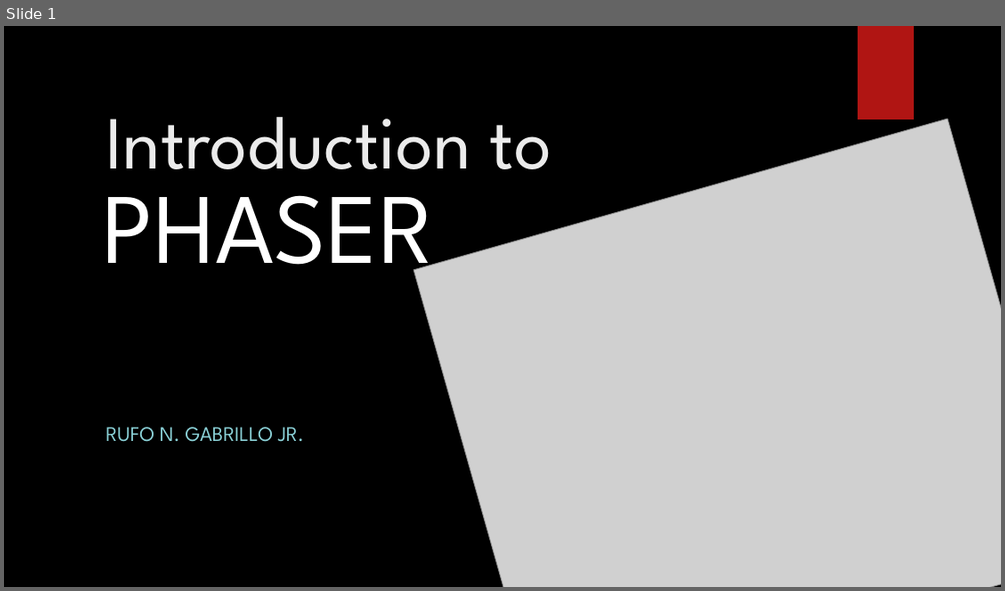
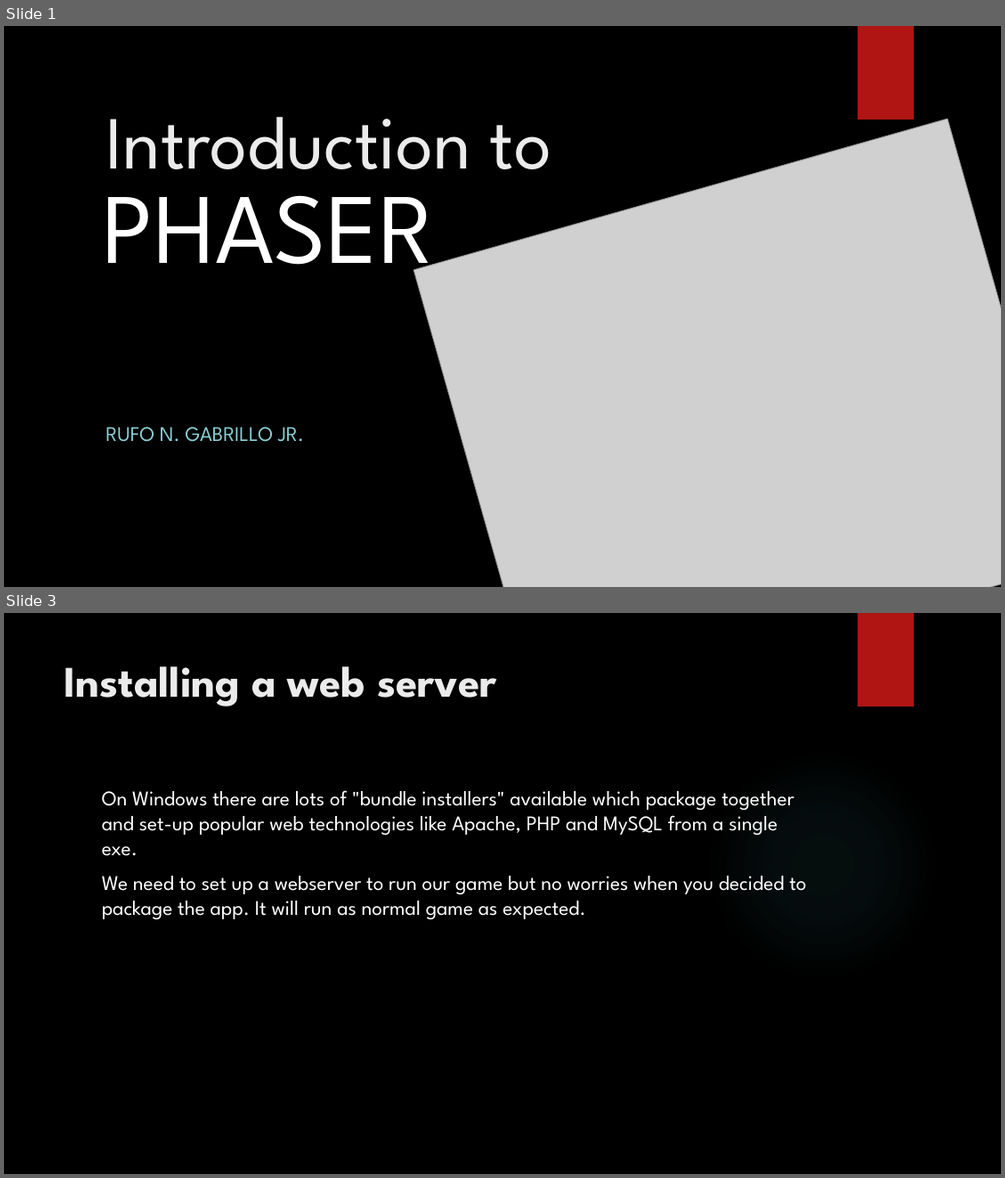
Before and after one commit to jrgabrillo/lectures, a slide deck: phaser/lectures/2. introduction to phaser.pptx. Shown one above the other, each under a label of ours: slide 1 before the commit, slides 1 and 3 after it; the slides between them are not shown. The pictures are 1005x591 and 1005x1178 pixels, drawn with LibreOffice and Linux fonts; fonts in the diff are those of the drawing; grey boxes stand for pictures; background and template pictures are left out. Boxes give left, top, right and bottom in pixels: in the first picture for what was removed or moved away, otherwise in the second. Text is boxed around its words. In the diff, an @@ line names an element or a change of style, - is before the commit and + after.

```diff
--- a/phaser/lectures/2. introduction to phaser.pptx
+++ b/phaser/lectures/2. introduction to phaser.pptx
@@ slide 3 added at bbox=[4, 613, 1001, 1174], background picture (left out); not listed: 2 template elements that a slide beside it also shows @@
@@ title added at bbox=[65, 666, 497, 706], 42 pt, text #EBEBEB, bold @@
+Installing a web server
@@ text added at bbox=[102, 790, 806, 919], 20 pt, text #FFFFFF @@
+On Windows there are lots of "bundle installers" available which package together and set-up popular web technologies like Apache, PHP and MySQL from a single exe.
+We need to set up a webserver to run our game but no worries when you decided to package the app. It will run as normal game as expected.
```
Also in this commit, not shown: 1 slide changed, 3 other slides added, 22 other files.
